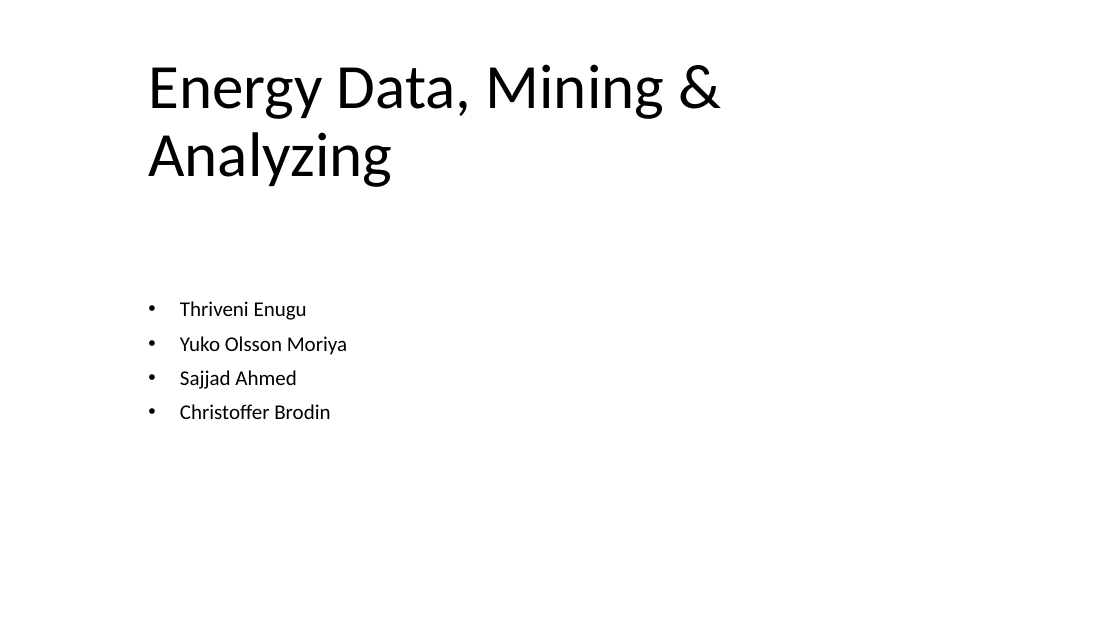
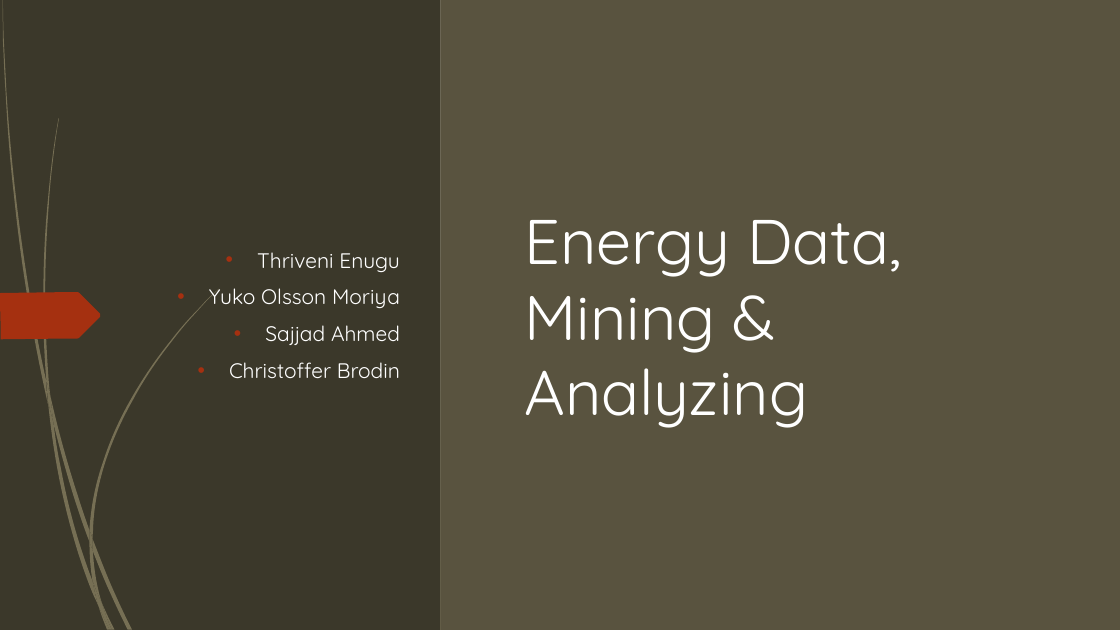
Before and after one commit to nscodechris/final_exam_aw_academy, a slide deck: slide 1 of Presentation1.pptx. Drawn at 1120x630 pixels with LibreOffice and Linux fonts; fonts in the diff are those of the drawing. Boxes give left, top, right and bottom in pixels: in the first picture for what was removed or moved away, otherwise in the second. Text is boxed around its words. In the diff, an @@ line names an element or a change of style, - is before the commit and + after.

```diff
--- a/Presentation1.pptx
+++ b/Presentation1.pptx
@@ background #FFFFFF to gradient #A39F93 to #766E4E @@
@@ rectangle added at (x1=0, y1=0, x2=17, y2=630), fill #E3EACF @@
@@ rectangle added at (x1=0, y1=0, x2=440, y2=630), fill #3B382A @@
@@ rectangle added at (x1=440, y1=0, x2=1120, y2=630), fill #59533F @@
@@ subtitle "Thriveni Enugu" moved from (x1=180, y1=301, x2=347, y2=419) to (x1=209, y1=252, x2=400, y2=378) @@
@@ subtitle "Thriveni Enugu" at (x1=209, y1=252, x2=400, y2=378): font Calibri to Quicksand, text colour #000000 to #FFFFFF; alignment left to right; line spacing 0.9 to 1; vertical alignment top to middle @@
@@ title "Energy Data, Mining & Analyzing" moved from (x1=148, y1=64, x2=664, y2=187) to (x1=525, y1=220, x2=902, y2=428) @@
@@ title "Energy Data, Mining & Analyzing" at (x1=525, y1=220, x2=902, y2=428): font Calibri to Quicksand, text colour #000000 to #FFFFFF; line spacing 0.9 to 1; vertical alignment bottom to middle @@
@@ freeform shape added at (x1=0, y1=292, x2=101, y2=339), fill #A53010 @@
@@ freeform shape added at (x1=0, y1=397, x2=160, y2=469), fill #A53010 @@
@@ group added at (x1=0, y1=237, x2=130, y2=630): 5 freeform shapes @@
@@ group added at (x1=3, y1=0, x2=132, y2=630): 5 freeform shapes @@
@@ group added at (x1=3, y1=0, x2=218, y2=630): 12 freeform shapes @@
```
Also in this commit, not shown: 8 other slides changed, 1 slide added.
